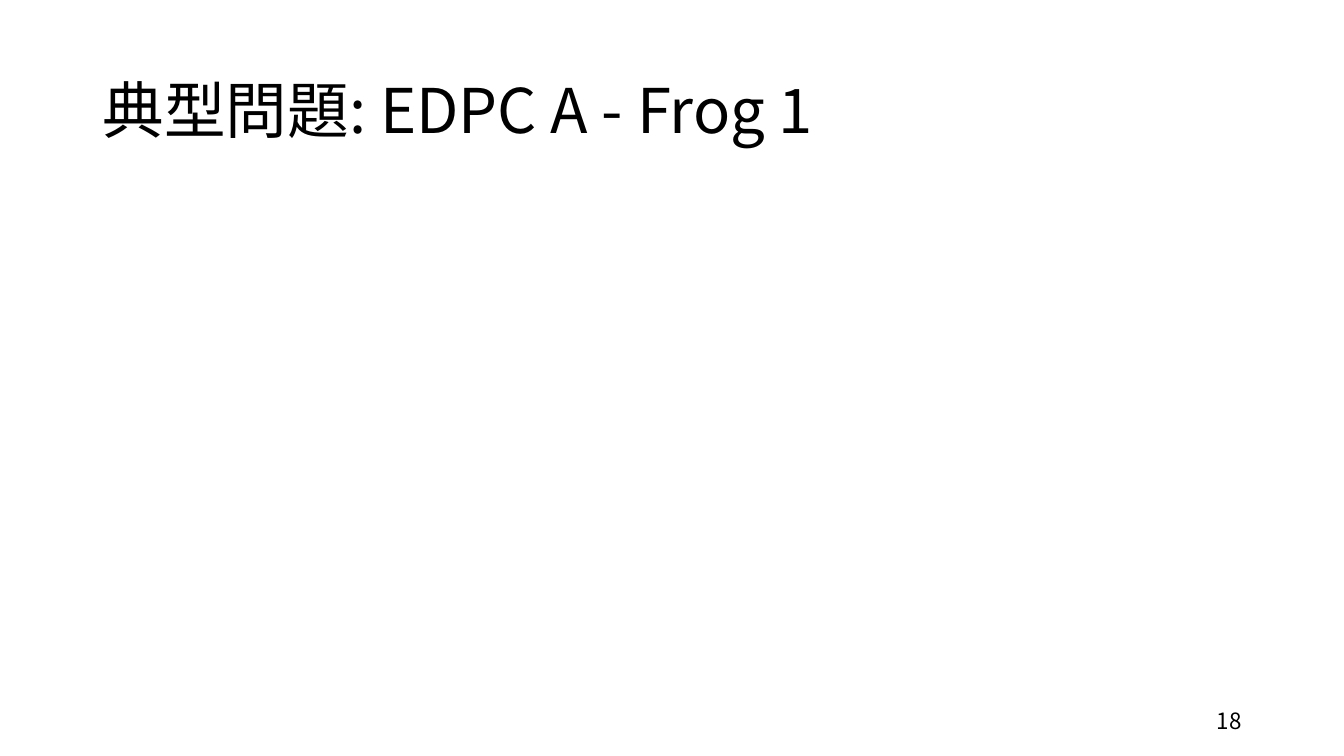
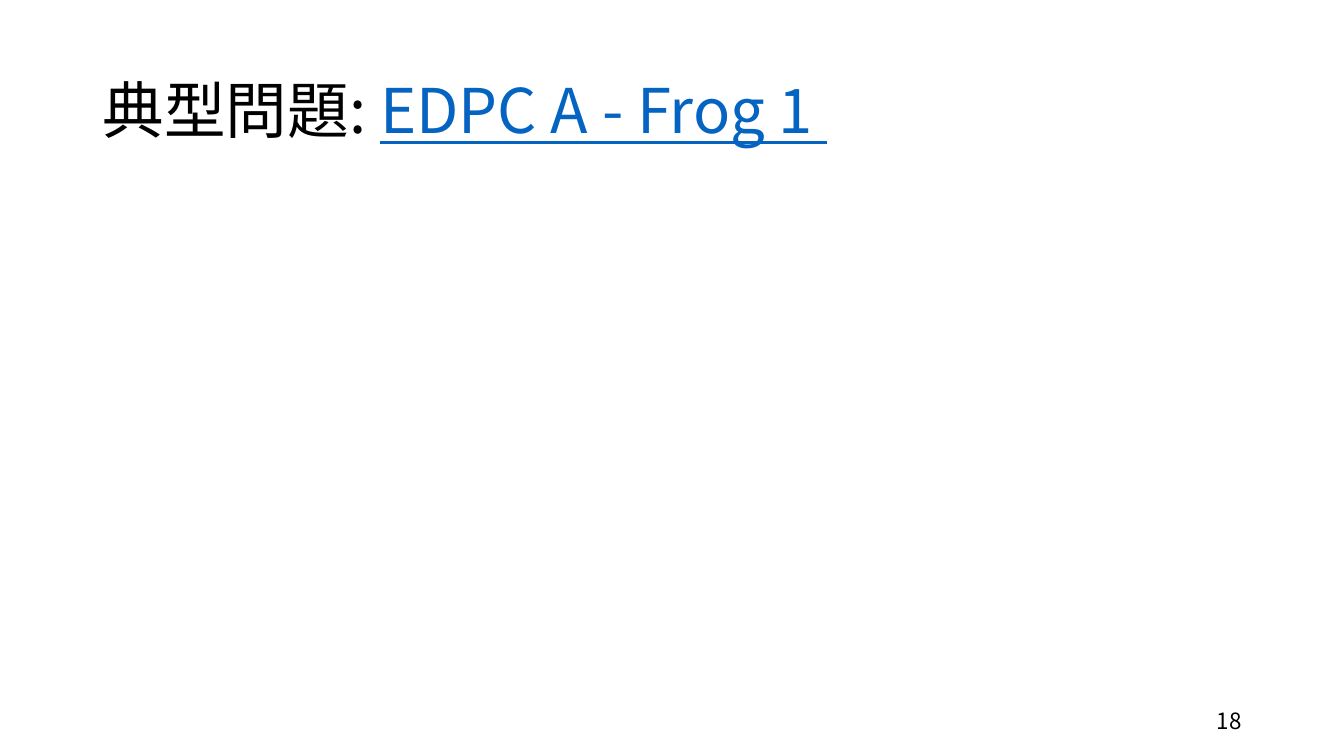
Before and after one commit to Kyabc/triC, a slide deck: slide 18 of 20220702/動的計画法入門.pptx. Drawn at 1344x756 pixels with LibreOffice and Linux fonts; fonts in the diff are those of the drawing; grey boxes stand for pictures. Boxes give left, top, right and bottom in pixels: in the first picture for what was removed or moved away, otherwise in the second. Text is boxed around its words. In the diff, an @@ line names an element or a change of style, - is before the commit and + after.

```diff
--- a/20220702/動的計画法入門.pptx
+++ b/20220702/動的計画法入門.pptx
@@ title "典型問題: EDPC A - Frog ..." at (x1=102, y1=81, x2=813, y2=149): text colour #000000 to #0563C1, underline on in "EDPC A - Frog 1" @@
```
